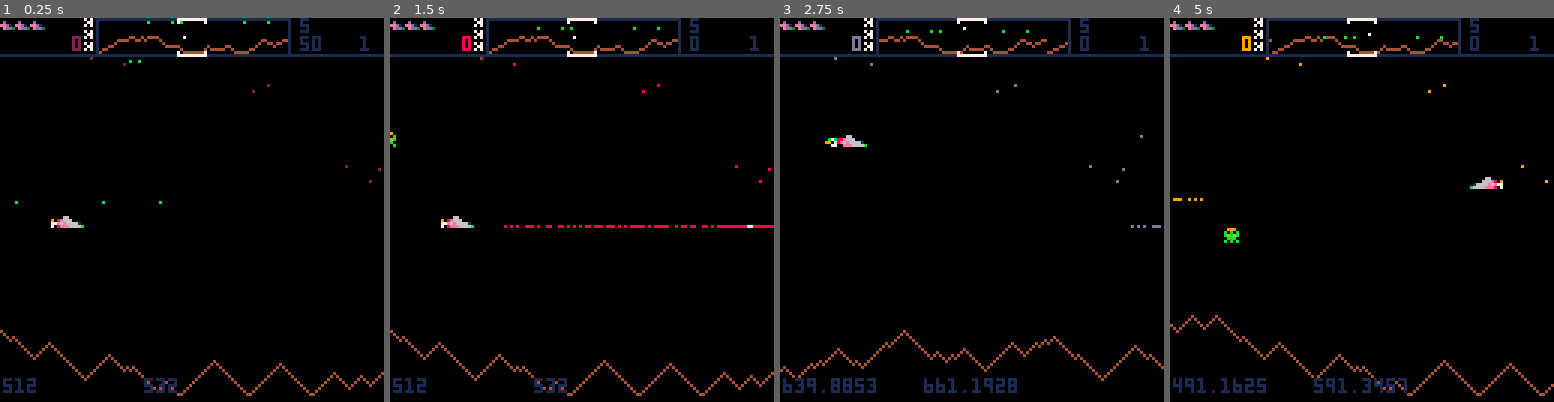
Above: before the commit, frames 1-4 (left to right).
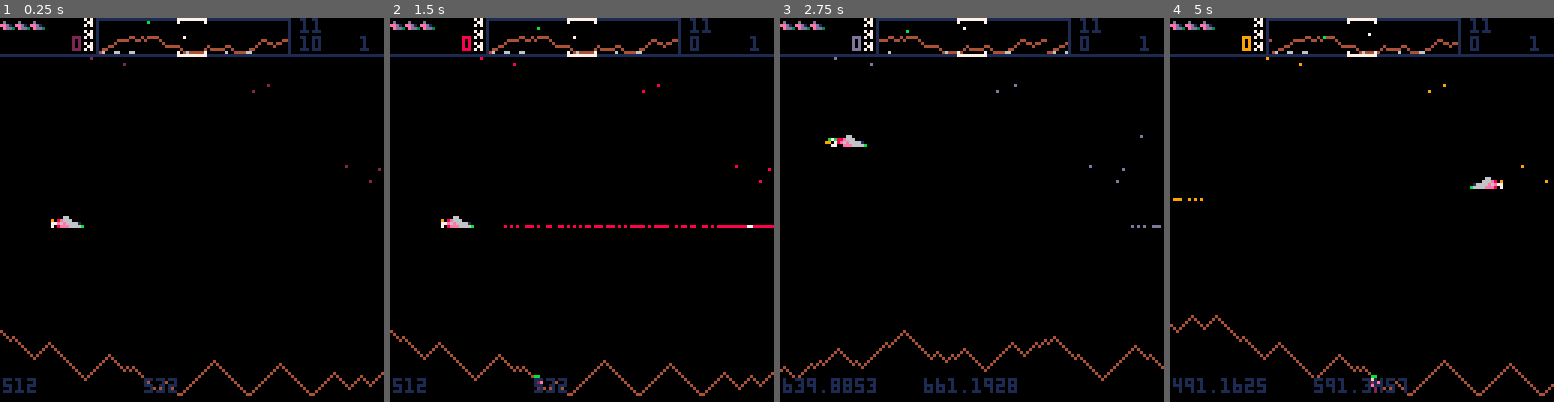
Above: after the commit, the same moments.

Repository: ggaughan/picodefender
Game: PICO-8 cartridge picodefender.p8
Two runs of this game, one before a commit and one after it. Both use one fixed random seed, a clock stepped at 60 frames per second and the inputs below.
Inputs:
- Up to frame 1 (0.25 s): no input
- Up to frame 2 (1.5 s): tap X (X key) at 0.33, 1.07 s; tap O (Z key) at 0.7 s
- Up to frame 3 (2.75 s): hold Right 1.6-2.1 s; tap O (Z key) at 1.7, 2.1, 2.5 s; tap X (X key) at 1.85 s; hold Up 2.15-2.42 s; hold Right from 2.47 s (still down)
- Up to frame 4 (5 s): tap O (Z key) every 0.4 s from 2.9 to 4.9 s; tap X (X key) at 2.97, 4.08 s; release Right at 3.03 s; hold Left 3.08-3.58 s; hold Down 3.63-3.97 s; hold Right 4.02-4.68 s; hold Up from 4.73 s (still down)

The runs differ from the first frame. In frame 1, 0.2% of the frame differs, in the area x 3-84%, y 0-49%; in frame 2, 0.2%; in frame 3, 0.2%; in frame 4, 0.3%, in the area x 14-84%, y 0-98%.

Commit message:
More enemies

Diff:
--- a/picodefender.p8
+++ b/picodefender.p8
@@ -6,7 +6,17 @@
 -- remake of the williams classic
 
 debug = true
-debug_test = not debug  -- 1 of each enemy per wave
+debug_test = debug  -- 1 of each enemy per wave
+
+human=7
+lander=9
+mutant=25
+baiter=41
+bomber=57
+pod=73
+swarmer=89
+mine=105
+bullet=24
 
 waves = {
  {--1
@@ -98,6 +108,8 @@
 old_particle = 1
 enemy_die_expire = 1
 
+human_speed = 0.02
+
 wave_progression = 15  -- seconds
 wave_reset = 2  -- seconds
 
@@ -149,10 +161,12 @@
 	add_stars()
 
 	iwave=0
+	humans=0  -- topped up by load_wave
 	load_wave()
 	-- todo wrap iwave display to 2 digits (100 and 200 show as 0 when completed)
 	--      then actually wrap at 255 with special wave 0
 	add_enemies()
+	add_humans()
 
 	-- palette rotate
 	pt = time()
@@ -332,11 +346,13 @@
 		 -- todo include wrap at end
 			local x=(e.x+e.dx) - pl.x
 			local y=(e.y+e.dy) - pl.y
-			if (abs(ceil(x)) < (e.w+pl.w) and
-					 (abs(ceil(y))) < (e.h+pl.h))
-			then
-	 		e.hit = t
-			 kill_player(e)
+			if e.k ~= human then
+				if (abs(ceil(x)) < (e.w+pl.w) and
+						 (abs(ceil(y))) < (e.h+pl.h))
+				then
+		 		e.hit = t
+				 kill_player(e)
+				end
 			end
 
 			if not e.hit then
@@ -349,7 +365,7 @@
 			 end
 		  e.y += e.dy
 
-				if e.k == 9 then  --lander
+				if e.k == lander then
 					off = rnd(hudy*2)
 					if e.y < hudy + off then
 						e.y = hudy + off
@@ -379,12 +395,13 @@
 					elseif rnd() < 0.2 then
 						e.dx = 0
 					end
-				elseif e.k == 24 then
+				elseif e.k == bullet then
 			 	if t-e.t > bullet_expire then
 			 		del(actors,e)
 			 	end
 				-- else other types
 				end
+				-- todo stop h out of bounds
 			-- else hit and no more
 			end
 		-- else hit and no more
@@ -424,6 +441,10 @@
 		 printh("more at"..t)
 			add_enemies()
 		end
+		if humans > 0 then
+		 printh("humans at"..t)
+			add_humans()
+		end
 	end
 end
 
@@ -480,7 +501,7 @@
 	-- enemies
 	for e in all(actors) do
 	 -- todo skip if bullet?
-	 --if e.k~=24 then
+	 --if e.k~=bullet then
 		sx,sy = wtos(e.x, e.y)
 		pset(sx,sy, e.c)
 		--end
@@ -563,7 +584,8 @@
 			end
 		else
 			local x,y = wxtoc(e.x), e.y
-			spr(e.k, x, y, 1,1)
+			local fx = (e.k==human and e.dx>0)
+			spr(e.k, x, y, 1,1, fx)
 			 -- todo animate?
 		end
 	end
@@ -654,7 +676,7 @@
 	-- never expire! draw_player()  -- needed to expire
 
 	-- todo 3d text?
-	print("game over", 44, hudy+40, 5)
+	print("game over", 45, hudy+40, 5)
 
 	if pl.hit == nil then
 	 -- todo hi-scores then re-init and repoint _draw/_update60
@@ -671,12 +693,13 @@
 	rectfill(0, hudy+1,127,127, 0)
 	print("attack wave "..(iwave+1), 40, hudy+20, 5)
 	print("completed", 46, hudy+28, 5)
-	print("bonus x 100", 43, hudy+48, 5)
-	-- todo draw people left
+	print("bonus x "..100*min(iwave+1,5), 43, hudy+48, 5)
+	for h=1,humans do
+		spr(human,33+h*5, hudy+56)
+	end
 
 	if pl.hit == nil then
-		-- todo inc score!
-
+		-- note: already increased score
 	 cdx = 0 -- freeze  -- todo move into load_wave?
 	 -- todo reset cx?
 		pl.x=cx+20
@@ -828,7 +851,7 @@
 
 function add_bullet(x, y)
  t=time()
-	b=make_actor(24,x,y)
+	b=make_actor(bullet,x,y)
 	-- todo aim at pl!
 	b.dx = ((pl.x - b.x)/128) * bullet_speed
 	b.dy = ((pl.y - b.y)/128) * bullet_speed
@@ -895,7 +918,7 @@
 function kill_actor(e, laser, explode)
 	explode = explode or true
  if explode then
-		if e.k ~= 24 then
+		if e.k ~= bullet and e.k ~= mine then
 		 add_explosion(e)
 	 	if laser then
 	 		del(lasers,laser)  -- i.e. allow to hit something else after a bullet
@@ -907,7 +930,7 @@
 	del(actors, e)
 	printh(e.k.." dead "..e.x)
 
-	if e.k == 9 then
+	if e.k == lander then
 	 wave.landers_hit += 1
 	 -- note: could have just added a batch! todo fifo?
 	 if wave.landers_hit % 5 == 0 then
@@ -916,9 +939,19 @@
 				add_enemies()
 			end
 		end
+	elseif e.k == bomber then
+	 wave.bombers_hit += 1
+	 -- todo more?
+	elseif e.k == pod then
+	 wave.pods_hit += 1
+	 -- todo more?
+	elseif e.k == human then
+	 humans -= 1
+	 -- todo if humans == 0 then null space
 	end
 	if is_wave_complete() then
 	 pl.hit = time()  -- pause
+	 add_pl_score(humans * 100*min(iwave+1,5))
 		_draw = _draw_end_wave
 	end
 end
@@ -951,11 +984,26 @@
 	--note reset_enemies() will be called during draw (i.e. after death animation)
 end
 
+function add_humans()
+ -- todo pass in t?
+	for h = 1,humans do
+	 local x=rnd(ww)  -- todo groups?
+	 local y=120 - flr(rnd(4))
+		h=make_actor(human,x,y,time())
+		h.c=6
+		h.dx=rnd(human_speed)
+		if (rnd() > 0.5) h.dx=h.dx*-1
+		h.h=4
+		h.w=3
+	end
+end
+
+
 function is_wave_complete()
 	local r = 0
  -- spawned
 	for e in all(actors) do
-  if (e ~= 24) r+= 1
+  if (e.k ~= bullet and e.k ~= mine and e.k ~= human) r+= 1
  end
 	-- plus yet to spawn
 	r += wave.landers
@@ -966,7 +1014,6 @@
 	-- todo? swarmers
 	printh("r="..r)
 	printh(wave.landers_hit)
-	--printh(actors[1].k)
 	return r == 0  -- i.e. no more left
 end
 
@@ -989,7 +1036,17 @@
  		-- todo mutants=ex-landers
  		-- todo baiters
  		-- todo swarmers
+
+ 		humans_added=nil,
 	}
+
+	if iwave == 0 or ((iwave+1)%5 == 0) then
+  -- replenish
+		wave.humans_added = 10 - humans
+		humans += wave.humans_added
+		-- todo: use humans_added to avoid re-adding
+		printh("adding humans "..wave.humans_added.."="..humans)
+	end
 
 	if	debug_test then
 		wave.landers=1
@@ -1009,7 +1066,7 @@
 		 local y=hudy+2
 		 -- todo if hit player - move
 			-- note: pass hit time = birthing - wait for implosion to finish  note: also avoids collision detection
-			l=make_actor(9,x,y,time())
+			l=make_actor(lander,x,y,time())
 			l.dy = lander_speed/2
 			l.lazy = rnd(512)  -- higher = less likely to chase
 			l.h=4
@@ -1019,21 +1076,65 @@
 		end
 		wave.landers -= make
 	end
+	if wave.bombers > 0 then
+	 make = min(wave.bombers, 5) -- ok?
+		for e = 1,make do
+		 local x=rnd(ww)
+		 --local y=rnd(128-hudy)+hudy
+		 local y=hudy+2
+		 -- todo if hit player - move
+			-- note: pass hit time = birthing - wait for implosion to finish  note: also avoids collision detection
+			l=make_actor(bomber,x,y,time())
+			--l.dy = lander_speed/2
+			l.lazy = rnd(512)  -- higher = less likely to chase
+			l.h=4
+			l.w=3
+			l.score=250
+			add_explosion(l, true)  -- reverse i.e. spawn
+		end
+		wave.bombers -= make
+	end
+ if wave.pods > 0 then
+	 make = min(wave.pods, 5) -- ok?
+		for e = 1,make do
+		 local x=rnd(ww)
+		 --local y=rnd(128-hudy)+hudy
+		 local y=hudy+2
+		 -- todo if hit player - move
+			-- note: pass hit time = birthing - wait for implosion to finish  note: also avoids collision detection
+			l=make_actor(pod,x,y,time())
+			--l.dy = lander_speed/2
+			l.lazy = rnd(512)  -- higher = less likely to chase
+			l.h=4
+			l.w=3
+			l.score=1000
+			add_explosion(l, true)  -- reverse i.e. spawn
+		end
+		wave.pods -= make
 	-- todo others
+	end
 	-- based on wave.t? and/or remaining
 end
 
 function	reset_enemies()
-	-- undo add_enemies
+	-- undo add_enemies/add_humans
 	-- push active enemies back on wave and setup re-spawn
 	t = time()
 	for e in all(actors) do
 		-- todo check not just hit?
-		if e.k == 24 then
+		if e.k == bullet then
 			printh(e.k.." removed "..e.x)
-		elseif e.k == 9 then
+		elseif e.k == lander then
 			printh(e.k.." undead "..e.x)
 			wave.landers	+= 1
+		elseif e.k == bomber then
+			printh(e.k.." undead "..e.x)
+			wave.bombers	+= 1
+		elseif e.k == pod then
+			printh(e.k.." undead "..e.x)
+			wave.pods	+= 1
+		elseif e.k == human then
+			printh(e.k.." removed "..e.x)
 		else
 			assert(false, "unknown e.k:"..e.k)
 		end
@@ -1204,8 +1305,32 @@
 
 
 
+…(24 lines of a section not shown)…
 __gff__
-0000000000000000020200000000000000000000000000000000000000000000000000000000000000000000000000000000000000000000000000000000000000000000000000000000000000000000000000000000000000000000000000000000000000000000000000000000000000000000000000000000000000000000
+0000000000000000000200000000000000000000000000000000000000000000000000000000000000000000000000000000000000000000000000000000000000000000000000000000000000000000000000000000000000000000000000000000000000000000000000000000000000000000000000000000000000000000
 0000000000000000000000000000000000000000000000000000000000000000000000000000000000000000000000000000000000000000000000000000000000000000000000000000000000000000000000000000000000000000000000000000000000000000000000000000000000000000000000000000000000000000
 __map__
 1011121314151513121716170000000000000000000000000000000000000000000000000000000000000000000000000000000000000000000000000000000000000000000000000000000000000000000000000000000000000000000000000000000000000000000000000000000000000000000000000000000000000000
Not shown, changed: 66 lines of the sprite sheet (__gfx__) section of picodefender.p8
